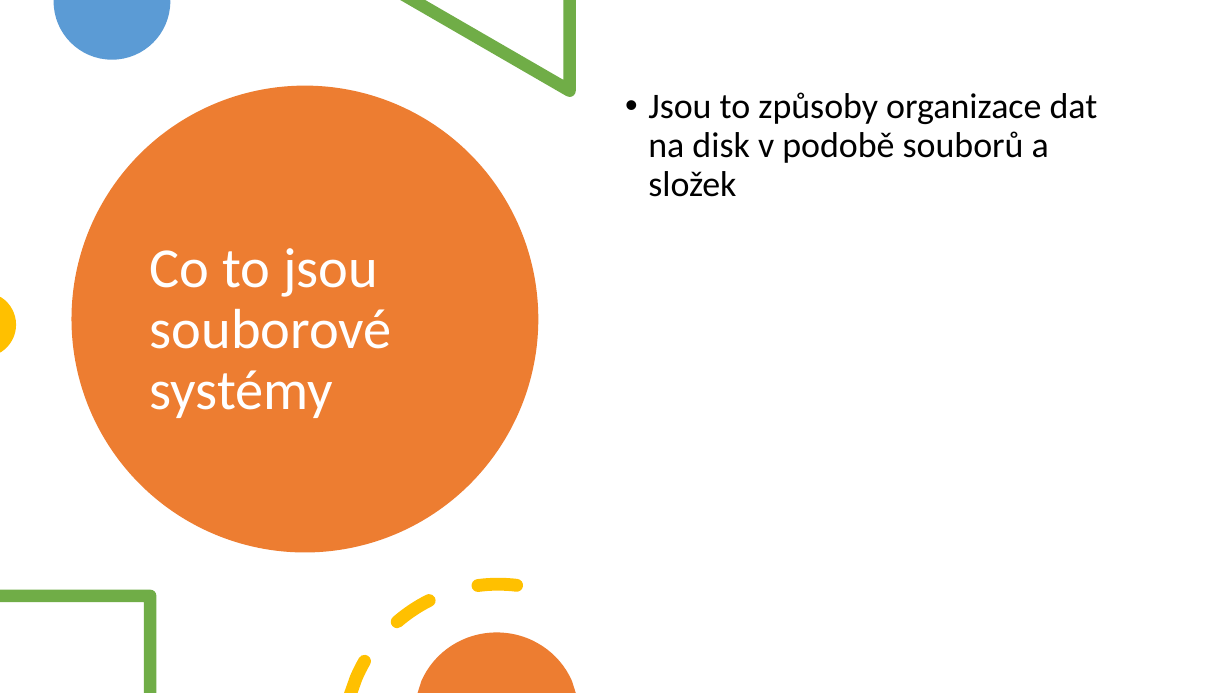
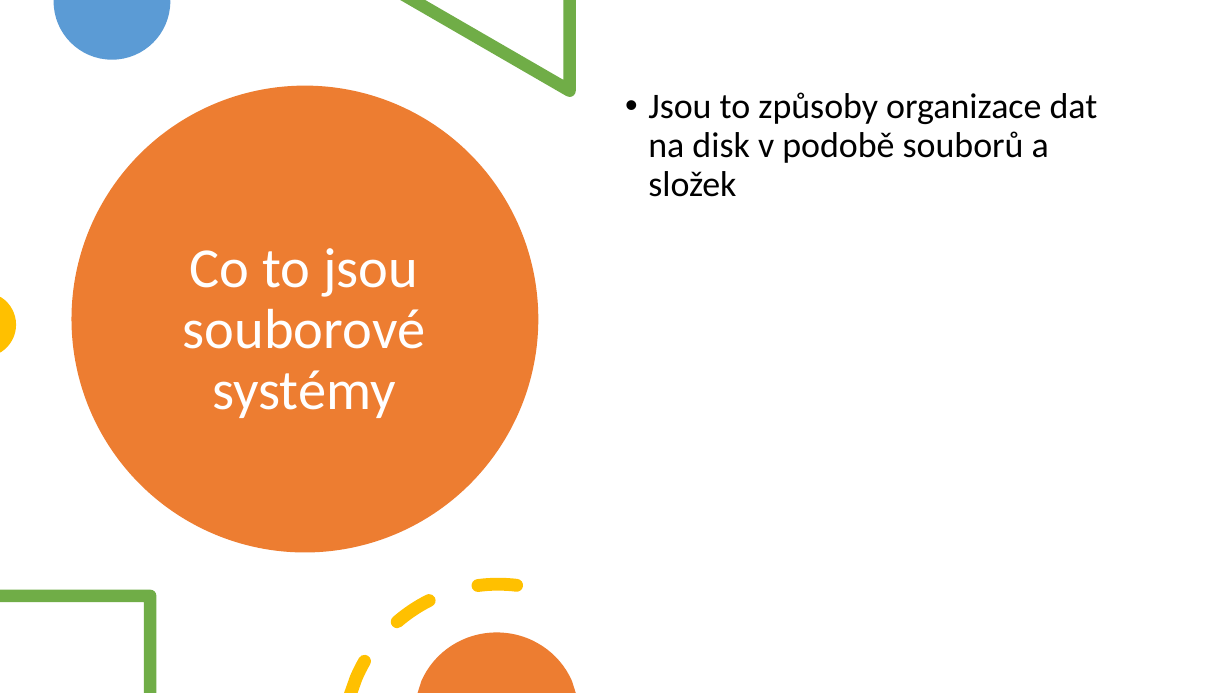
Before and after one commit to horvos/souborovesystemy, a slide deck: slide 2 of horvath.pptx. Drawn at 1232x693 pixels with LibreOffice and Linux fonts; fonts in the diff are those of the drawing. Boxes give left, top, right and bottom in pixels: in the first picture for what was removed or moved away, otherwise in the second. Text is boxed around its words. In the diff, an @@ line names an element or a change of style, - is before the commit and + after.

```diff
--- a/horvath.pptx
+++ b/horvath.pptx
@@ title "Co to jsou souborové systémy" at [183, 248, 425, 418]: alignment left to centre @@
```
Also in this commit, not shown: 1 other slide changed, 4 slides added, 1 slide removed.
